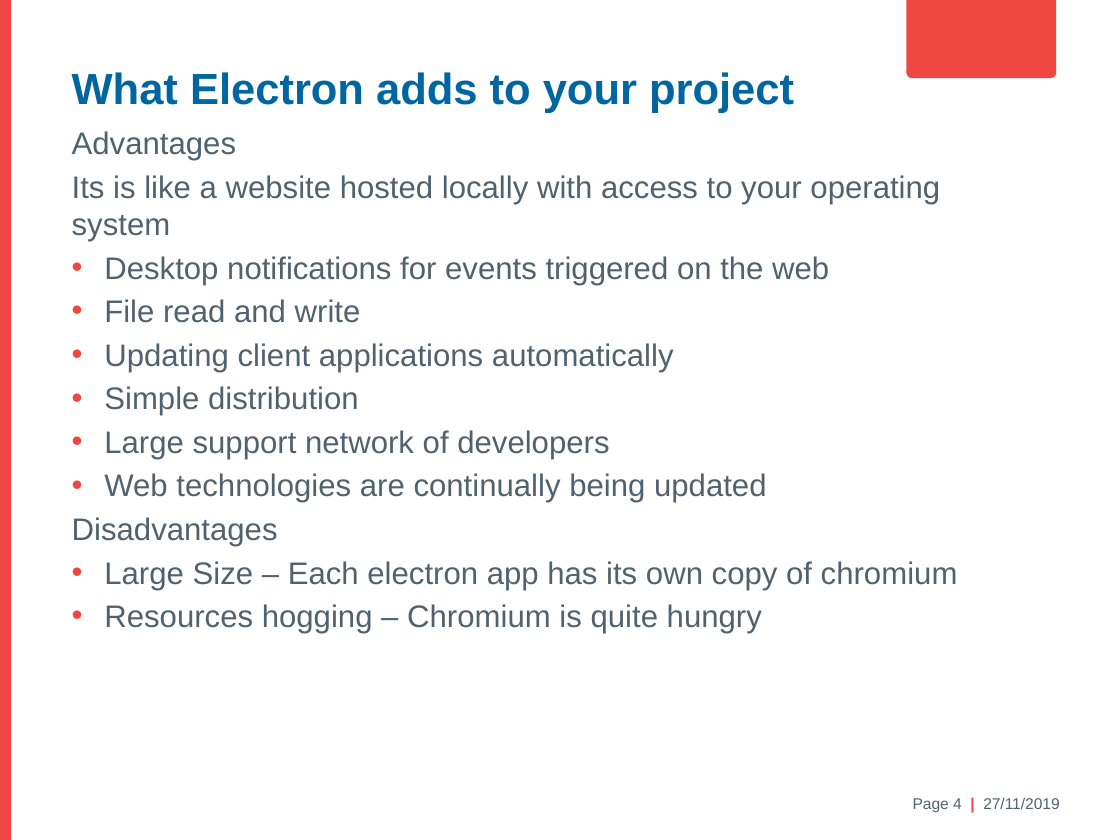
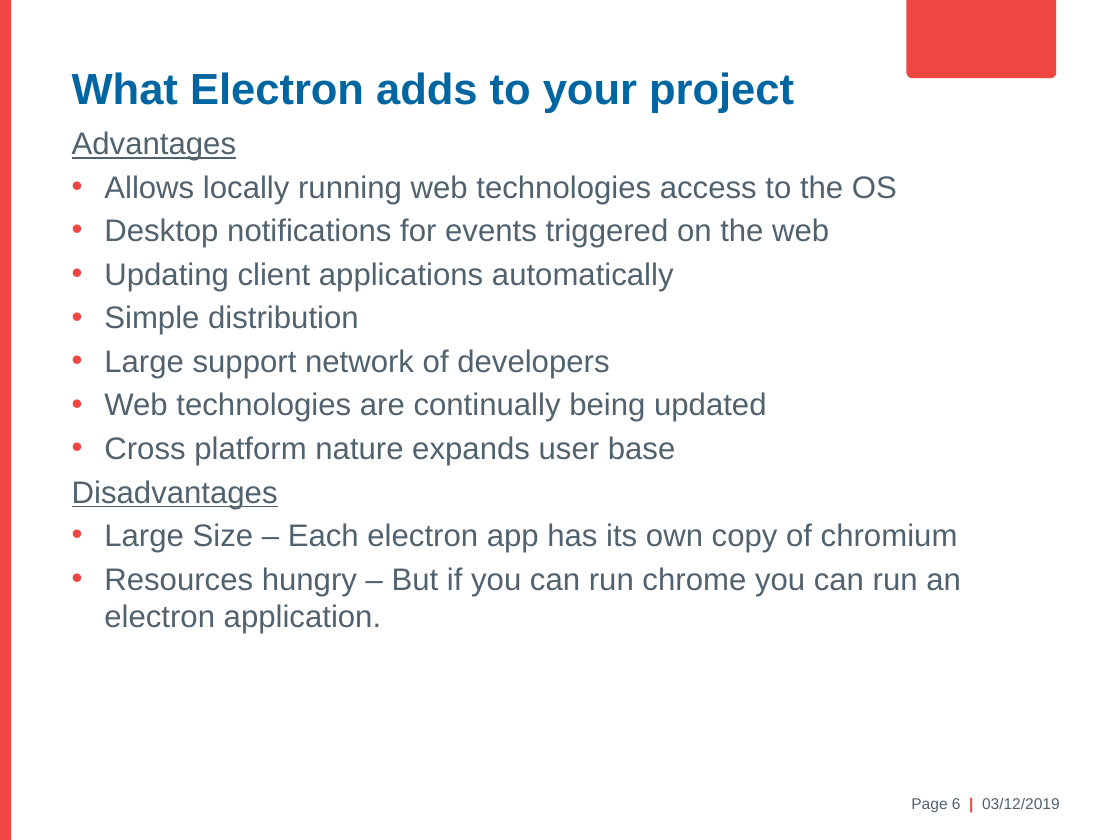
Before and after one commit to antonmaeso/HastingsPier, a slide deck: slide 6 of Electron Brownbag.pptx (slide 4 before the commit). Drawn at 1120x840 pixels with LibreOffice and Linux fonts; fonts in the diff are those of the drawing; background and template pictures are left out. Boxes give left, top, right and bottom in pixels: in the first picture for what was removed or moved away, otherwise in the second. Text is boxed around its words. In the diff, an @@ line names an element or a change of style, - is before the commit and + after.

```diff
--- a/Electron Brownbag.pptx
+++ b/Electron Brownbag.pptx
@@ text at bbox=[72, 131, 278, 509]: underline on in "Advantages", "Disadvantages" @@
@@ text at bbox=[104, 175, 897, 204]: text changed @@
-Its is like a website hosted locally with access to your operating system
+• Allows locally running web technologies access to the OS
@@ text at bbox=[104, 299, 361, 323]: paragraph removed @@
-• File read and write
@@ text at bbox=[104, 436, 676, 465]: paragraph added @@
+• Cross platform nature expands user base
@@ text at bbox=[104, 567, 961, 633]: text changed @@
-• Resources hogging – Chromium is quite hungry
+• Resources hungry – But if you can run chrome you can run an electron application.
@@ text at bbox=[911, 797, 1060, 812]: text changed @@
-Page 4 | 27/11/2019
+Page 6 | 03/12/2019
```
Also in this commit, not shown: 6 other slides changed.
